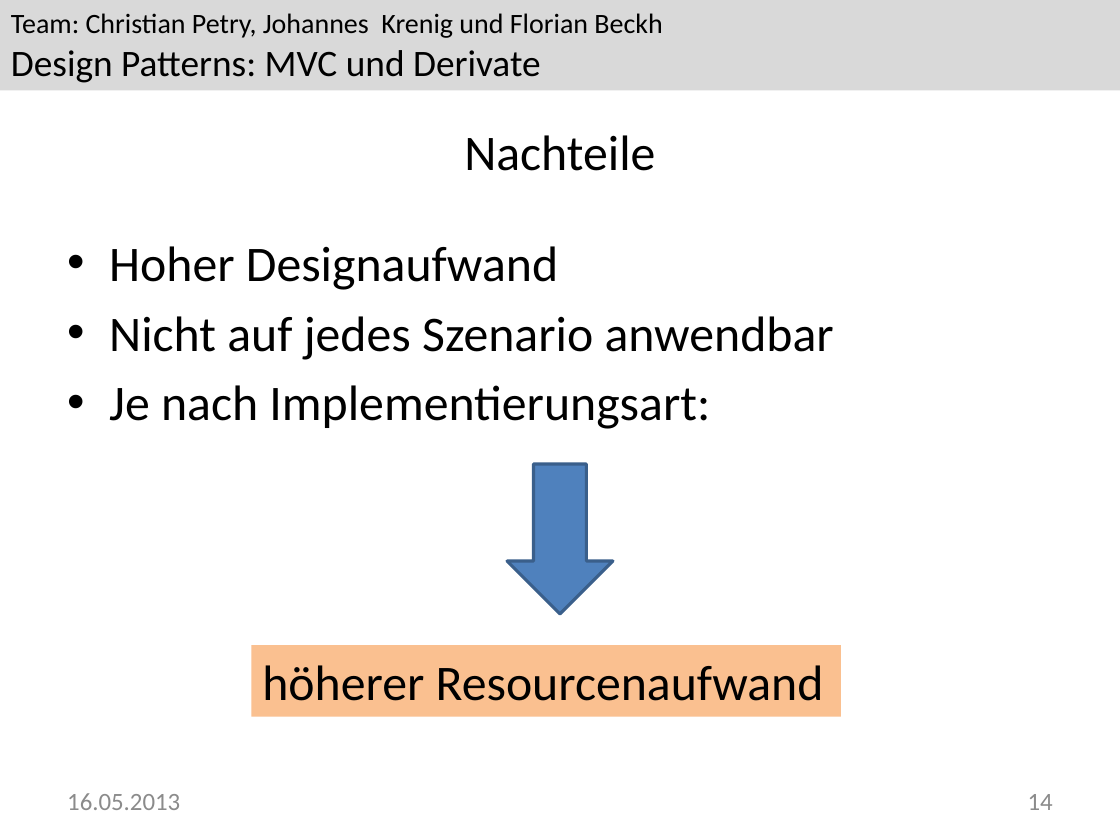
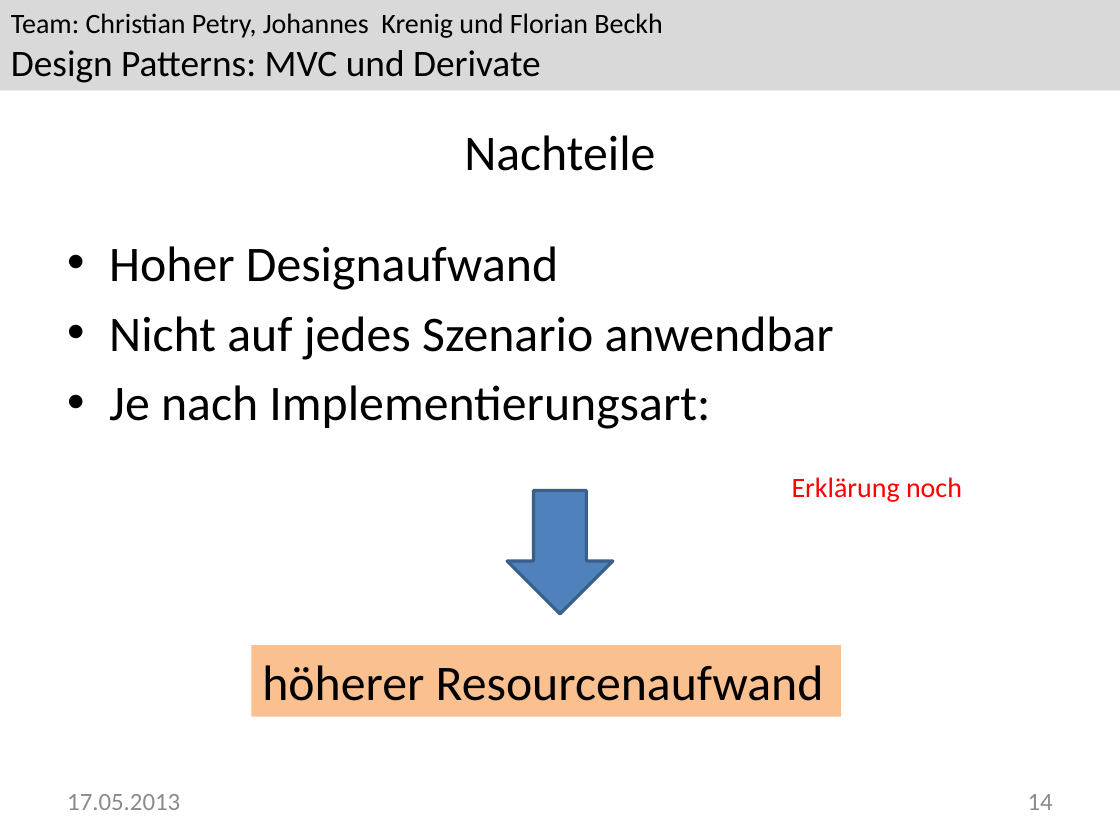
Before and after one commit to Greever/Design-Pattern-MVC, a slide deck: slide 14 of Dokumentation/Praesentation/Praesentation.pptx. Drawn at 1120x840 pixels with LibreOffice and Linux fonts; fonts in the diff are those of the drawing; background and template pictures are left out. Boxes give left, top, right and bottom in pixels: in the first picture for what was removed or moved away, otherwise in the second. Text is boxed around its words. In the diff, an @@ line names an element or a change of style, - is before the commit and + after.

```diff
--- a/Dokumentation/Praesentation/Praesentation.pptx
+++ b/Dokumentation/Praesentation/Praesentation.pptx
@@ text added at <box>792,477,962,502</box>, 18 pt, text #FF0000 @@
+Erklärung noch
@@ down arrow: place and size @@
-down arrow at <box>507,464,613,614</box>
+down arrow at <box>507,491,613,614</box>
@@ text at <box>67,794,180,810</box>: text changed @@
-16.05.2013
+17.05.2013
```
Also in this commit, not shown: 13 other slides changed.
